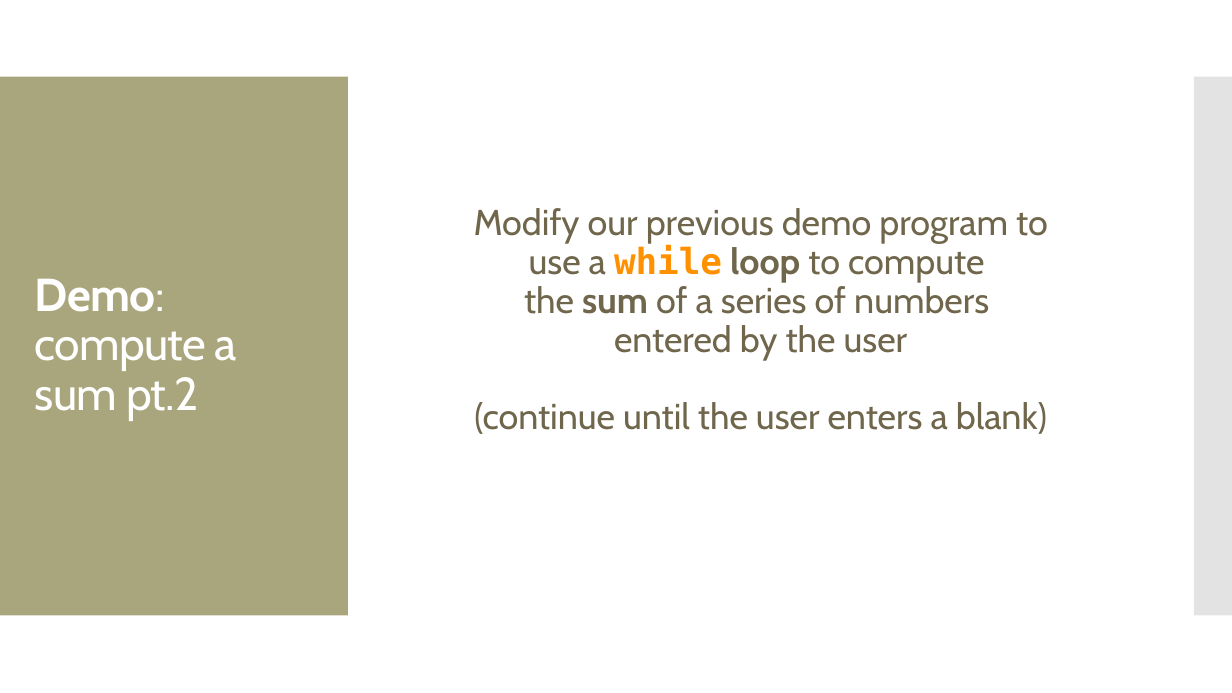
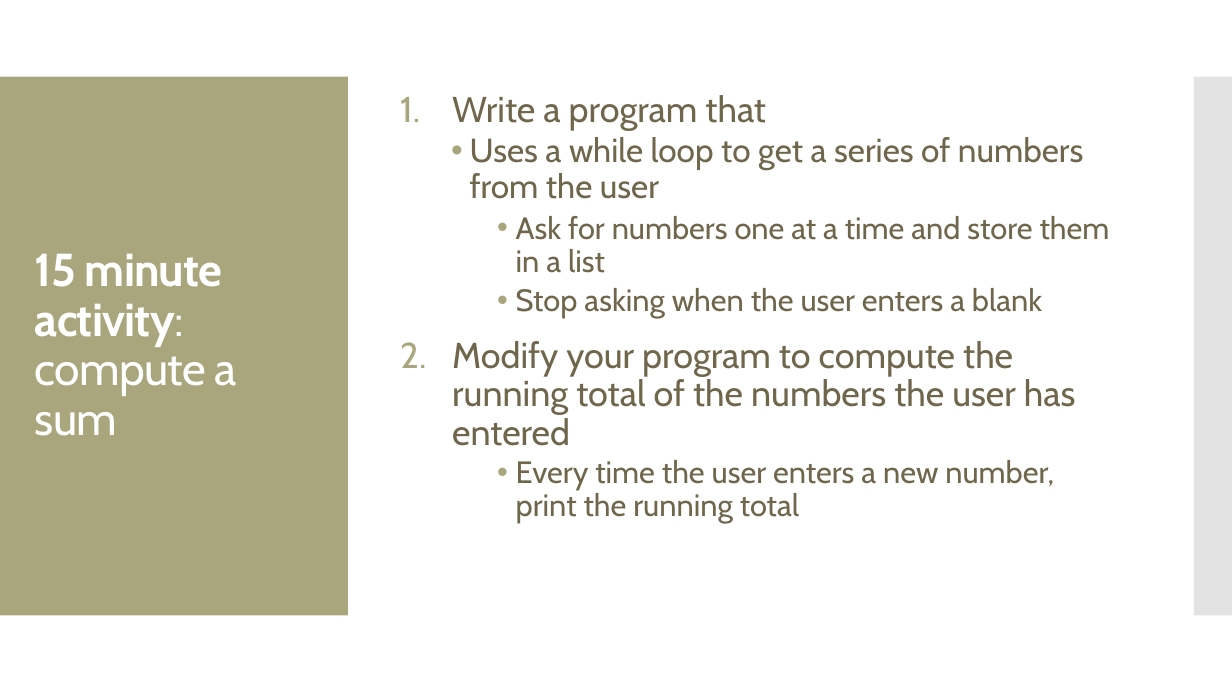
Before and after one commit to amosca01/CAIS117-S24, a slide deck: slide 37 of slides/16-while-loops.pptx (slide 22 before the commit). Drawn at 1232x693 pixels with LibreOffice and Linux fonts; fonts in the diff are those of the drawing. Boxes give left, top, right and bottom in pixels: in the first picture for what was removed or moved away, otherwise in the second. Text is boxed around its words. In the diff, an @@ line names an element or a change of style, - is before the commit and + after.

```diff
--- a/slides/16-while-loops.pptx
+++ b/slides/16-while-loops.pptx
@@ text at (452, 95, 1110, 523): text changed; size 28 to 24 pt @@
-Modify our previous demo program to
-use a while loop to compute
-the sum of a series of numbers
-entered by the user
-(continue until the user enters a blank)
+1. Write a program that
+  • Uses a while loop to get a series of numbers from the user
+    • Ask for numbers one at a time and store them in a list
+    • Stop asking when the user enters a blank
+2. Modify your program to compute the running total of the numbers the user has entered
+    • Every time the user enters a new number, print the running total
@@ title at (35, 253, 237, 436): text changed; bold on @@
-Demo: compute a sum pt.2
+15 minute activity: compute a sum
```
Also in this commit, not shown: 4 other slides changed, 31 slides added, 15 slides removed, 15 other files.
